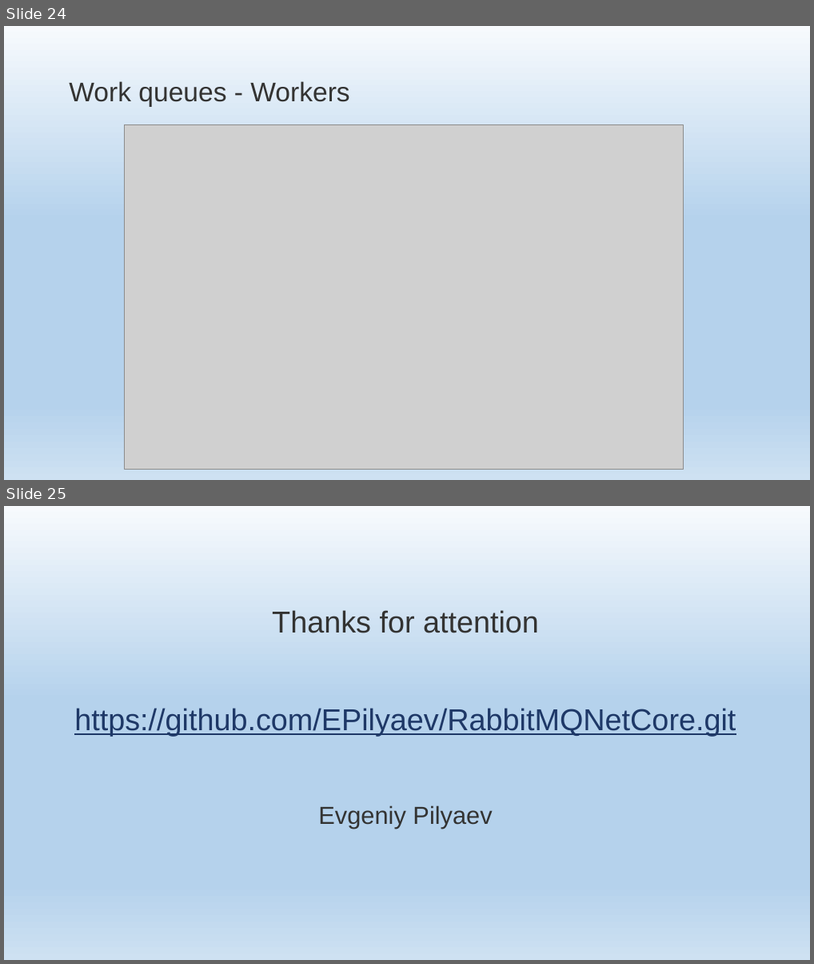
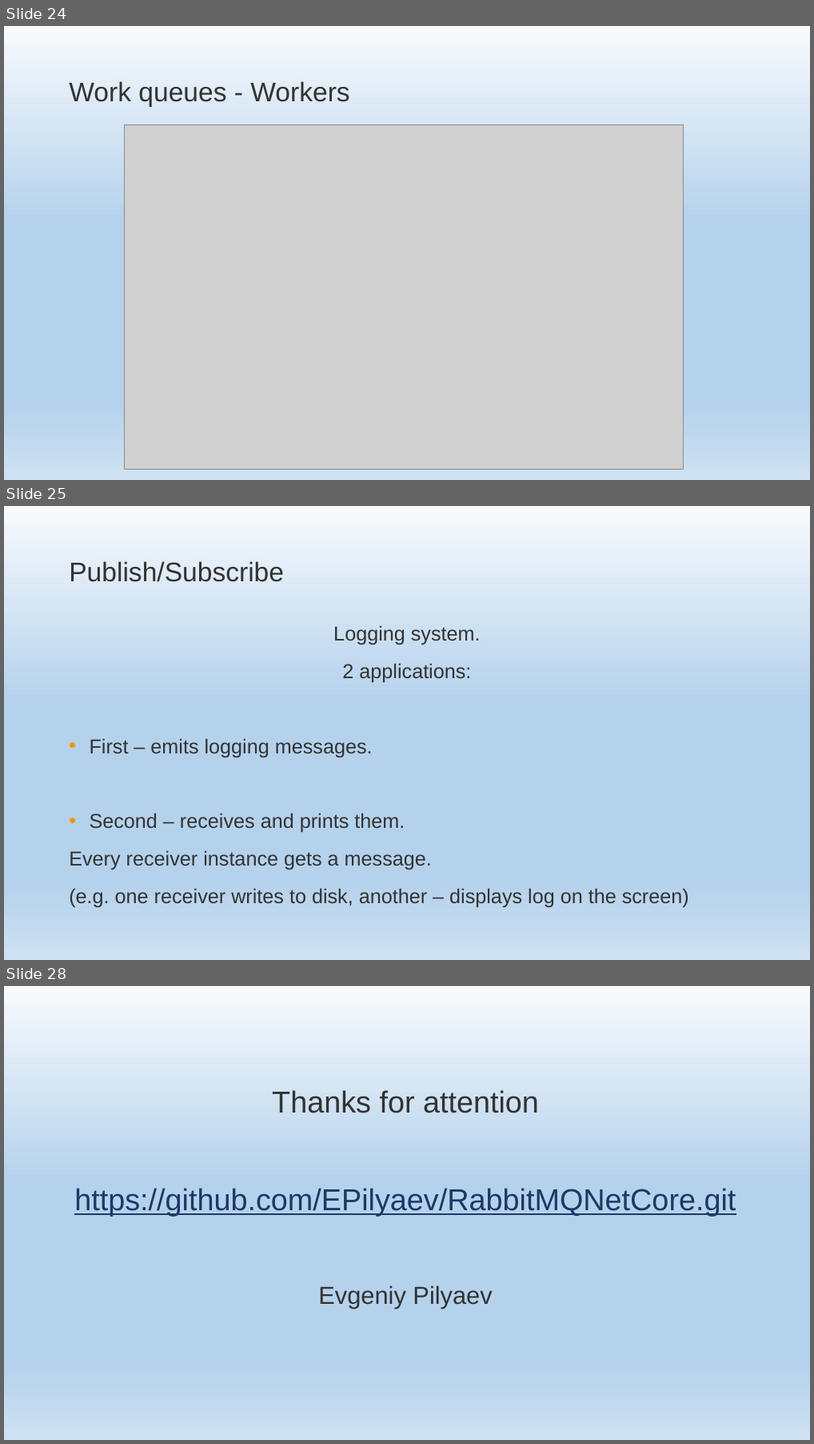
Before and after one commit to EPilyaev/RabbitMQNetCore, a slide deck: RabbitMQNetCore.pptm. Shown one above the other, each under a label of ours: slides 24 and 25 before the commit, slides 24, 25 and 28 after it; the slides between them are not shown. The pictures are 814x964 and 814x1444 pixels, drawn with LibreOffice and Linux fonts; fonts in the diff are those of the drawing; grey boxes stand for pictures; background and template pictures are left out. Boxes give left, top, right and bottom in pixels: in the first picture for what was removed or moved away, otherwise in the second. Text is boxed around its words. In the diff, an @@ line names an element or a change of style, - is before the commit and + after.

Commit message:
Start publish\subscribe slides. Add exchange info.

```diff
--- a/RabbitMQNetCore.pptm
+++ b/RabbitMQNetCore.pptm
@@ slide 25 added at [4,506,810,960], background gradient #F7FAFD to #B5D2EC to #CEE1F2 @@
@@ title added at [69,561,284,582], 48 pt, text #333332 @@
+Publish/Subscribe
@@ text added at [69,625,690,907], 36 pt, text #333332 @@
+Logging system.
+2 applications:
+• First – emits logging messages.
+• Second – receives and prints them.
+Every receiver instance gets a message.
+(e.g. one receiver writes to disk, another – displays log on the screen)
@@ what was slide 25 is now slide 28 @@
```
Also in this commit, not shown: 2 other slides added, 5 other files.
